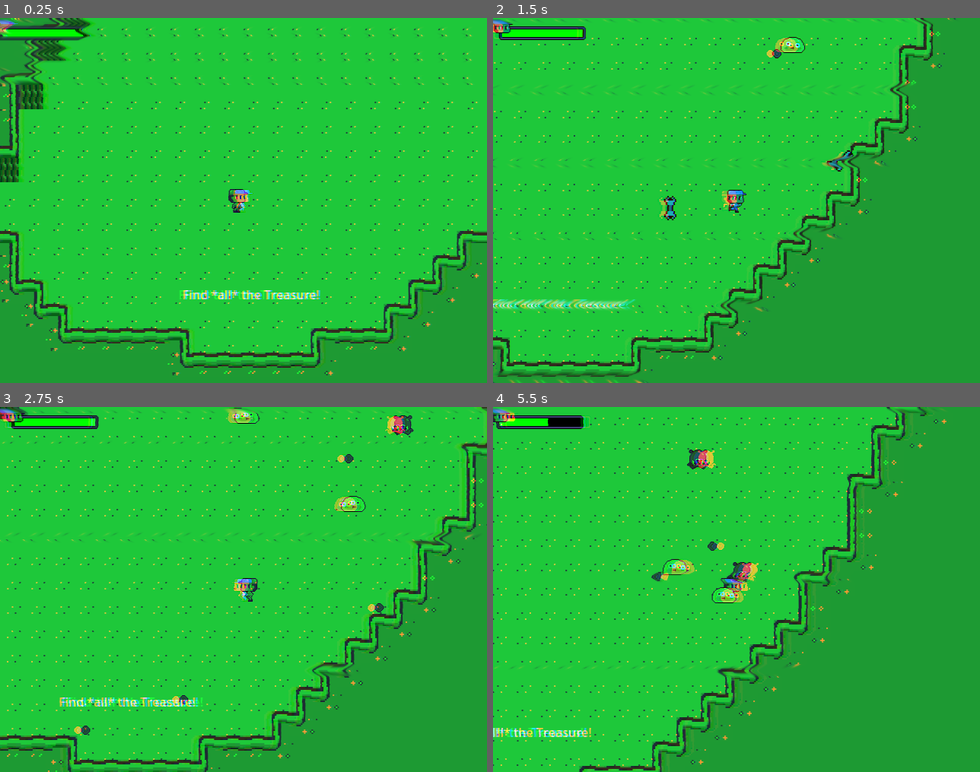
Above: before the commit, frames 1-4 (two rows, left to right).
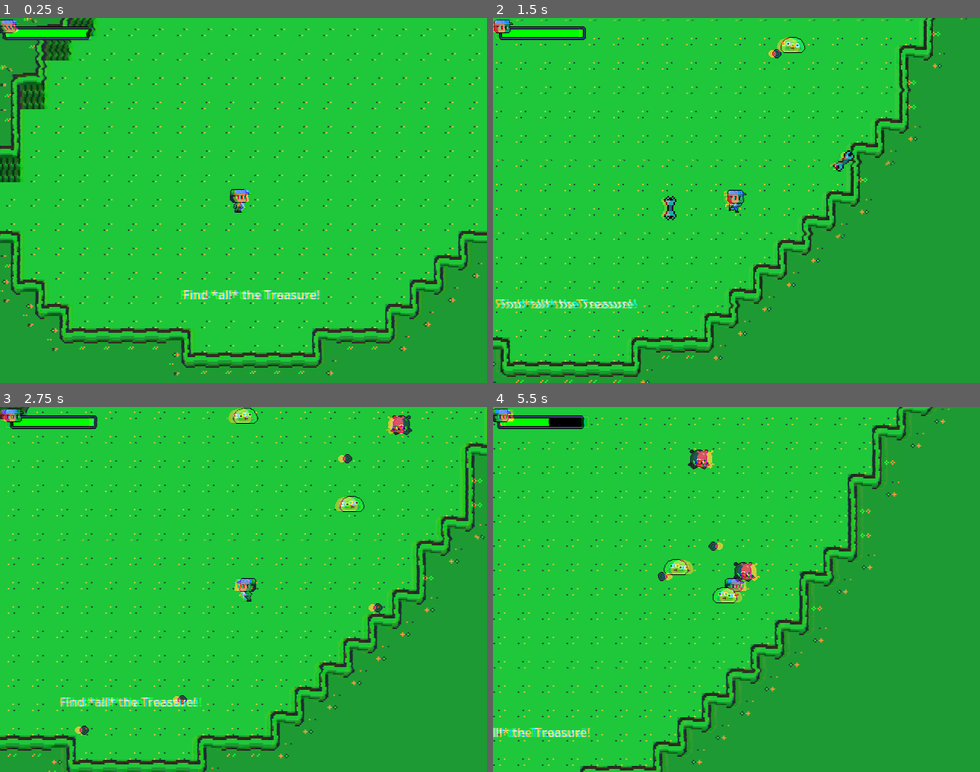
Above: after the commit, the same moments.

Repository: EncryptedCow/AGJ24
Game: Godot game, scene res://scenes/cabinets/cabinet3/cabinet3.tscn
Same seed, same stepped clock (60 frames per second), same inputs: the game is played once before the commit and once after it. This scene is started directly instead of the project's main scene.
Inputs (mouse positions are in pixels of both pictures, inside the frame that each line leads up to):
- Up to frame 1 (0.25 s): no input
- Up to frame 2 (1.5 s): move the mouse to (843, 182) at 0.52 s; press the mouse at (843, 182) at 0.53 s; hold D (move_right) from 0.53 s (still down); tap W (move_up) at 0.77 s; move the mouse to (639, 218) at 1.27 s; release the mouse at (639, 218) at 1.28 s; click (639, 218) at 1.35 s
- Up to frame 3 (2.75 s): tap W (move_up) at 1.52 s; move the mouse to (292, 509) at 2.02 s; release D (move_right) at 2.03 s; press the mouse at (292, 509) at 2.03 s; hold A (move_left) from 2.03 s (still down)
- Up to frame 4 (5.5 s): move the mouse to (712, 662) at 2.77 s; release A (move_left) at 2.78 s; release the mouse at (712, 662) at 2.78 s; hold D (move_right) 2.78-4.28 s; click (712, 662) at 2.85 s; tap W (move_up) at 3.02, 3.77, 4.52 s; move the mouse to (882, 644) at 3.52 s; press the mouse at (882, 644) at 3.53 s; move the mouse to (590, 534) at 4.27 s; release the mouse at (590, 534) at 4.28 s; hold A (move_left) 4.28-5.03 s; click (590, 534) at 4.35 s; move the mouse to (760, 589) at 5.02 s; press the mouse at (760, 589) at 5.03 s; hold D (move_right) from 5.03 s (still down)

The runs differ from the first frame. In frame 1, 7.0% of the frame differs, in the area x 0-100%, y 0-98%; in frame 2, 4.7%; in frame 3, 6.1%; in frame 4, 5.5%.

Commit message:
Adjusted values

Diff:
--- a/scenes/cabinets/cabinet2/cabinet2.tscn
+++ b/scenes/cabinets/cabinet2/cabinet2.tscn
@@ -23,8 +23,8 @@
 [sub_resource type="ShaderMaterial" id="ShaderMaterial_4ydhm"]
 shader = ExtResource("11_gla2q")
 shader_parameter/shake_power = 0.01
-shader_parameter/shake_rate = 0.2
-shader_parameter/shake_speed = 5.0
+shader_parameter/shake_rate = 0.01
+shader_parameter/shake_speed = 3.0
 shader_parameter/shake_block_size = 30.5
 shader_parameter/shake_color_rate = 0.02
 
--- a/scenes/cabinets/cabinet3/cabinet3.tscn
+++ b/scenes/cabinets/cabinet3/cabinet3.tscn
@@ -25,11 +25,11 @@
 
 [sub_resource type="ShaderMaterial" id="ShaderMaterial_d8vsc"]
 shader = ExtResource("12_j3g7a")
-shader_parameter/range = 0.02
+shader_parameter/range = 0.01
 shader_parameter/noiseQuality = 174.2
 shader_parameter/noiseIntensity = 0.001
-shader_parameter/offsetIntensity = 0.023
-shader_parameter/colorOffsetIntensity = 1.576
+shader_parameter/offsetIntensity = -0.006
+shader_parameter/colorOffsetIntensity = 1.161
 
 [node name="Cabinet3" instance=ExtResource("1_6adx5")]
 
Not shown: 1 places in scenes/cabinets/cabinet3/cabinet3.tscn that only renumber resources
